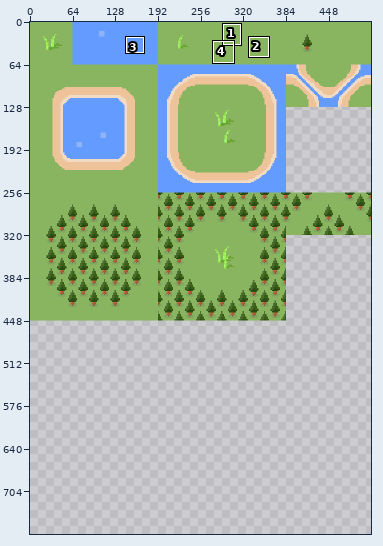
Pixel-art file -- src/images/terrain.aseprite. Above, an overview of the earlier version with the close-up marked.
Close-up. Before:
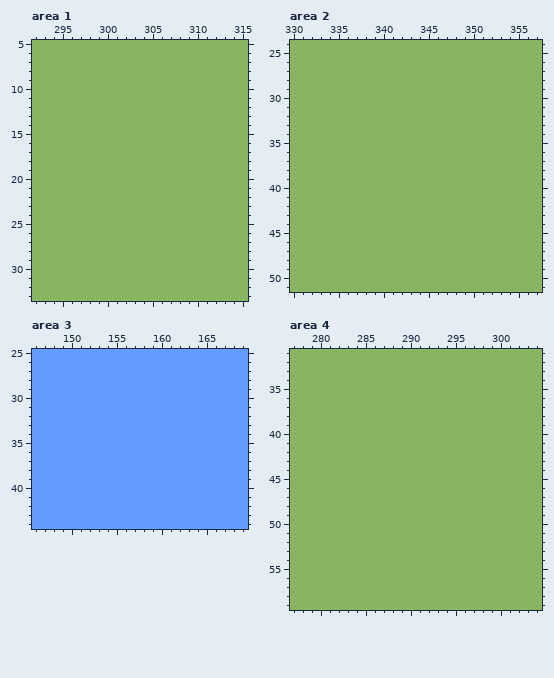
512x512 pixels, 1 frame. Colours within 5 levels of each other are drawn and written as one. Shown: area 1: x 292..315, y 5..33; area 2: x 330..357, y 24..51; area 3: x 146..169, y 25..44; area 4: x 277..304, y 31..59. The old version is drawn lined up with the new one, on the new canvas. The commit also changed other parts of the picture, which this record leaves out.
After:
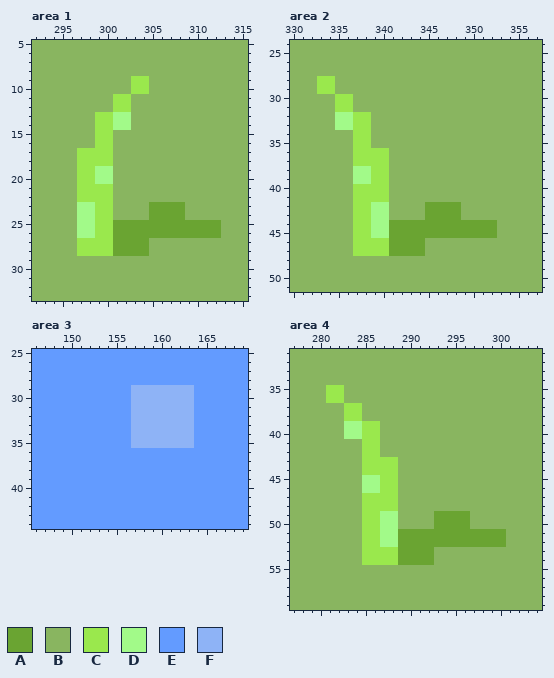
Palette (. is transparent): A #6aa432  B #89b560  C #9ae84d  D #a2fa89  E #639bff  F #8eb3f6
Change:
canvas 512x512 -> 512x768
Changed rows in their new state; - is an unchanged pixel.
Area 1:
first column x 297:
 9 ------CC--------
10 ------CC--------
11 ----CC----------
12 ----CC----------
13 --CCDD----------
14 --CCDD----------
15 --CC------------
16 --CC------------
17 CCCC------------
18 CCCC------------
19 CCDD------------
20 CCDD------------
21 CCCC------------
22 CCCC------------
23 DDCC----AAAA----
24 DDCC----AAAA----
25 DDCCAAAAAAAAAAAA
26 DDCCAAAAAAAAAAAA
27 CCCCAAAA--------
28 CCCCAAAA--------
Area 2:
first column x 333:
28 CC------------------
29 CC------------------
30 --CC----------------
31 --CC----------------
32 --DDCC--------------
33 --DDCC--------------
34 ----CC--------------
35 ----CC--------------
36 ----CCCC------------
37 ----CCCC------------
38 ----DDCC------------
39 ----DDCC------------
40 ----CCCC------------
41 ----CCCC------------
42 ----CCDD----AAAA----
43 ----CCDD----AAAA----
44 ----CCDDAAAAAAAAAAAA
45 ----CCDDAAAAAAAAAAAA
46 ----CCCCAAAA--------
47 ----CCCCAAAA--------
Area 3:
first column x 157:
29 FFFFFFF
30 FFFFFFF
31 FFFFFFF
32 FFFFFFF
33 FFFFFFF
34 FFFFFFF
35 FFFFFFF
Area 4:
first column x 281:
35 CC------------------
36 CC------------------
37 --CC----------------
38 --CC----------------
39 --DDCC--------------
40 --DDCC--------------
41 ----CC--------------
42 ----CC--------------
43 ----CCCC------------
44 ----CCCC------------
45 ----DDCC------------
46 ----DDCC------------
47 ----CCCC------------
48 ----CCCC------------
49 ----CCDD----AAAA----
50 ----CCDD----AAAA----
51 ----CCDDAAAAAAAAAAAA
52 ----CCDDAAAAAAAAAAAA
53 ----CCCCAAAA--------
54 ----CCCCAAAA--------
